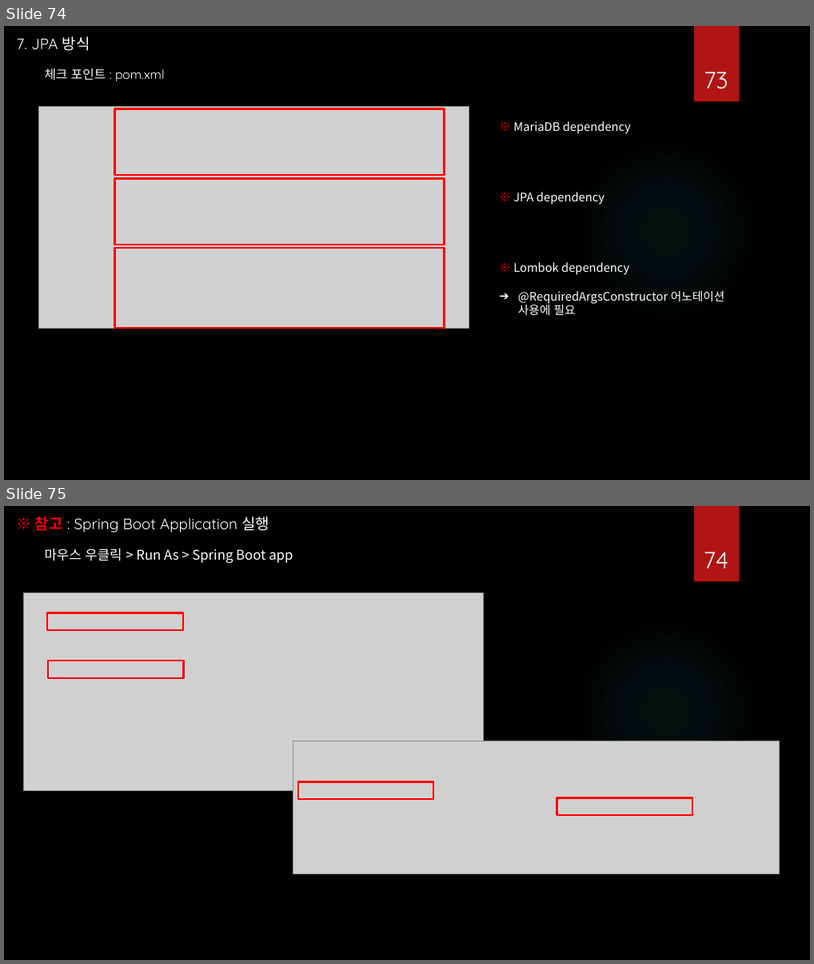
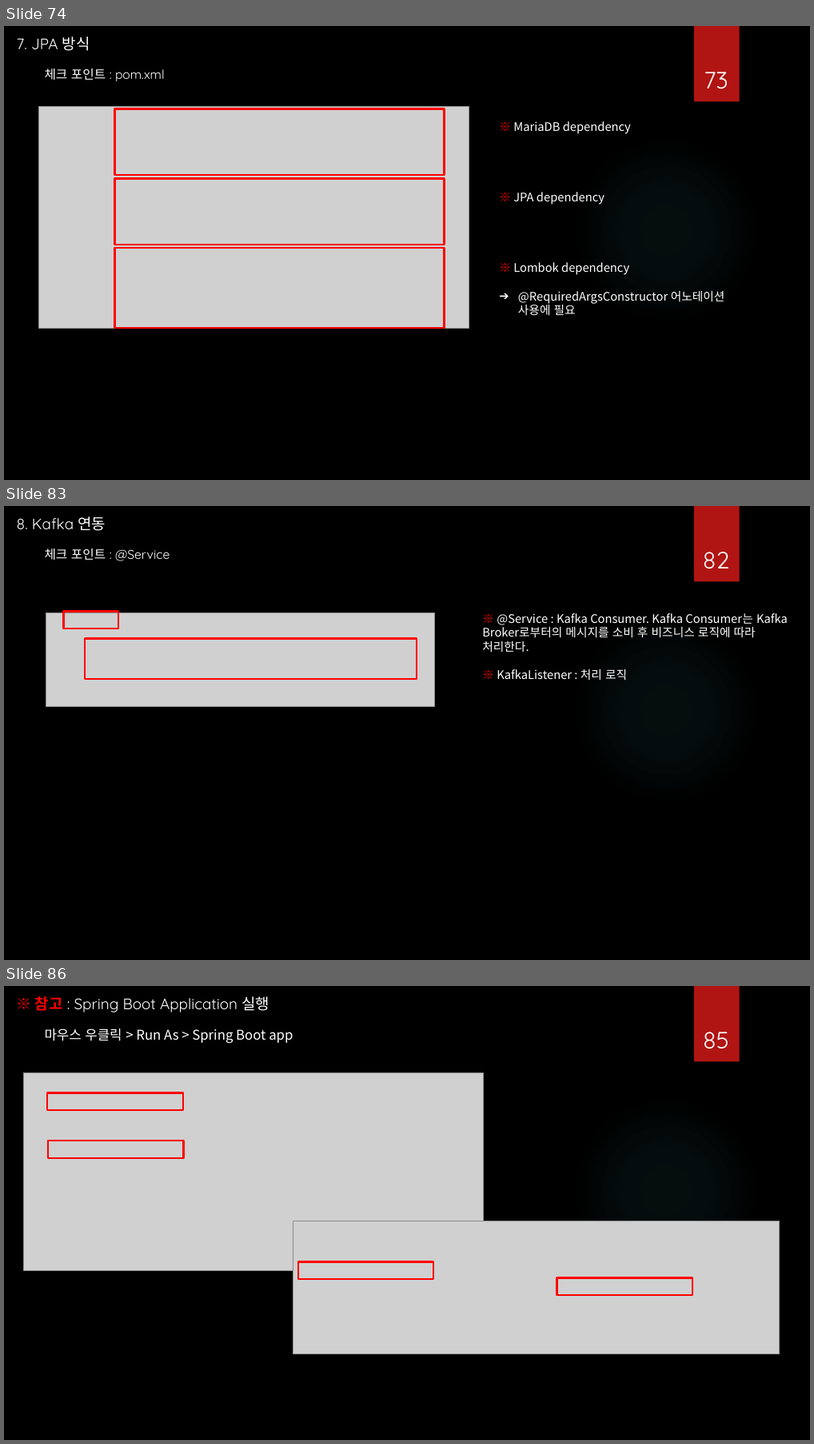
Before and after one commit to hancha123/Spring-Boot, a slide deck: Spring Boot Template.pptx. Shown one above the other, each under a label of ours: slides 74 and 75 before the commit, slides 74, 83 and 86 after it; the slides between them are not shown. The pictures are 814x964 and 814x1444 pixels, drawn with LibreOffice and Linux fonts; fonts in the diff are those of the drawing; grey boxes stand for pictures; background and template pictures are left out. Boxes give left, top, right and bottom in pixels: in the first picture for what was removed or moved away, otherwise in the second. Text is boxed around its words. In the diff, an @@ line names an element or a change of style, - is before the commit and + after.

```diff
--- a/Spring Boot Template.pptx
+++ b/Spring Boot Template.pptx
@@ slide 83 added at <box>4,506,810,960</box>, background picture (left out); not listed: 2 template elements that a slide beside it also shows @@
@@ text added at <box>17,516,106,531</box>, 18 pt, text #FFFFFF @@
+8. Kafka 연동
@@ text added at <box>45,548,170,561</box>, 15 pt, text #FFFFFF @@
+체크 포인트 : @Service
@@ page number added at <box>703,552,730,569</box>, 28 pt, text #FFFFFF @@
+82
@@ picture added at <box>46,613,434,706</box> @@
@@ rectangle added at <box>64,612,118,628</box>, outline #FF0000 2.25 pt @@
@@ text added at <box>482,613,788,680</box>, 14 pt, text #FFFFFF @@
+※ @Service : Kafka Consumer. Kafka Consumer는 Kafka Broker로부터의 메시지를 소비 후 비즈니스 로직에 따라 처리한다.
+※ KafkaListener : 처리 로직
@@ rectangle added at <box>85,639,417,679</box>, outline #FF0000 2.25 pt @@
@@ what was slide 75 is now slide 86 @@
@@ page number at <box>703,1032,730,1049</box>: text changed @@
-74
+85
```
Also in this commit, not shown: 1 slide changed, 10 other slides added.
